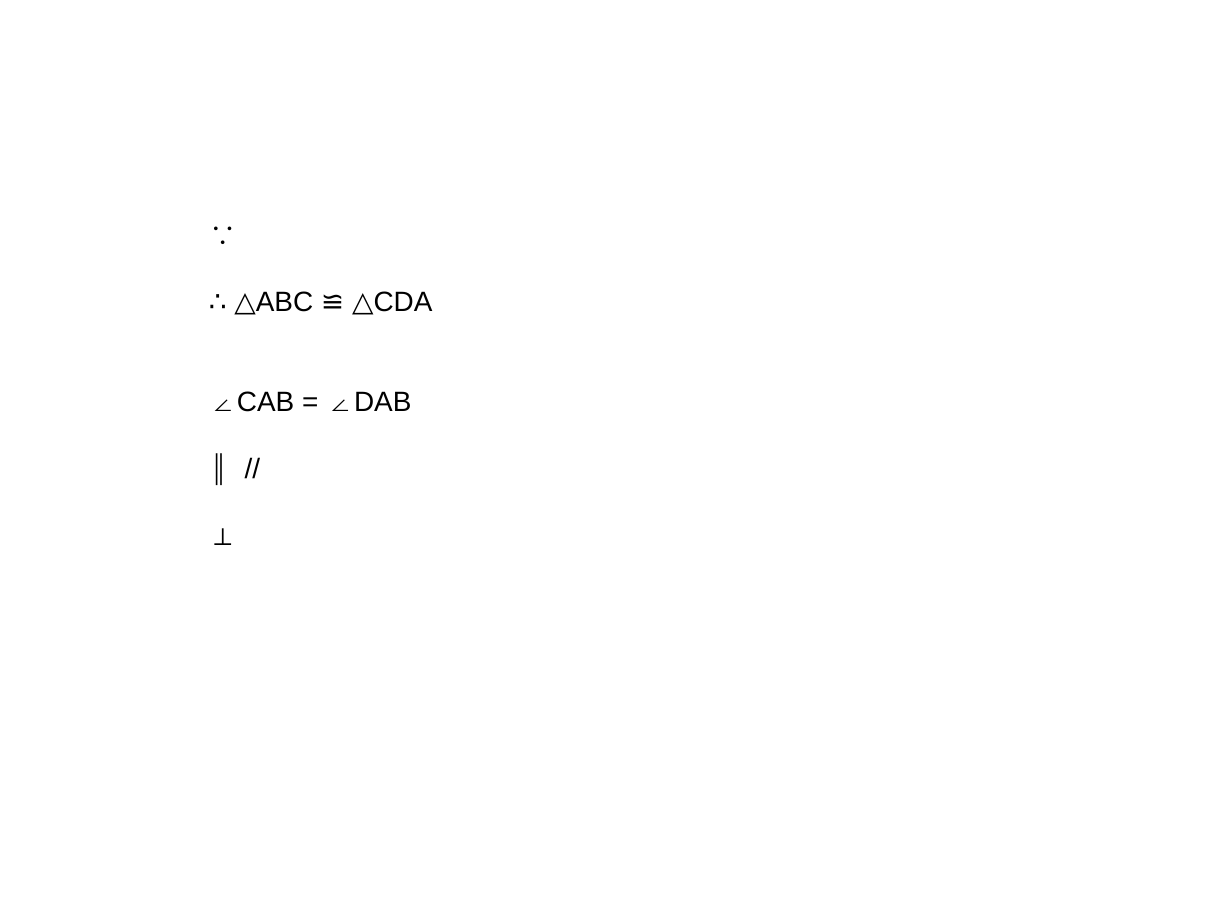
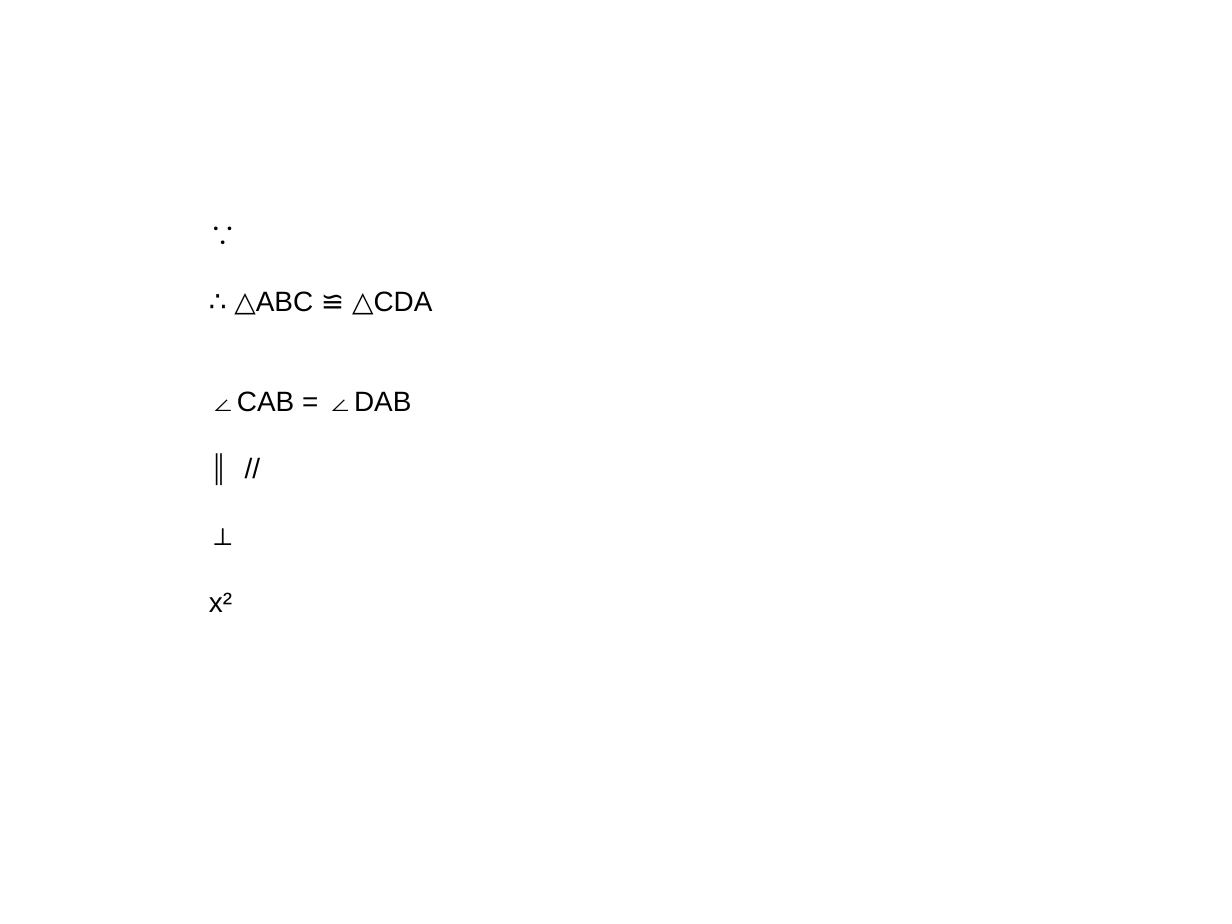
Before and after one commit to ericzhang/english-math, a slide deck: slide 2 of tmp.odp. Drawn at 1232x924 pixels with LibreOffice and Linux fonts; fonts in the diff are those of the drawing. Boxes give left, top, right and bottom in pixels: in the first picture for what was removed or moved away, otherwise in the second. Text is boxed around its words. In the diff, an @@ line names an element or a change of style, - is before the commit and + after.

```diff
--- a/tmp.odp
+++ b/tmp.odp
@@ text at bbox=[209, 592, 232, 612]: paragraph added @@
+x²
```
Also in this commit, not shown: 3 other files.
